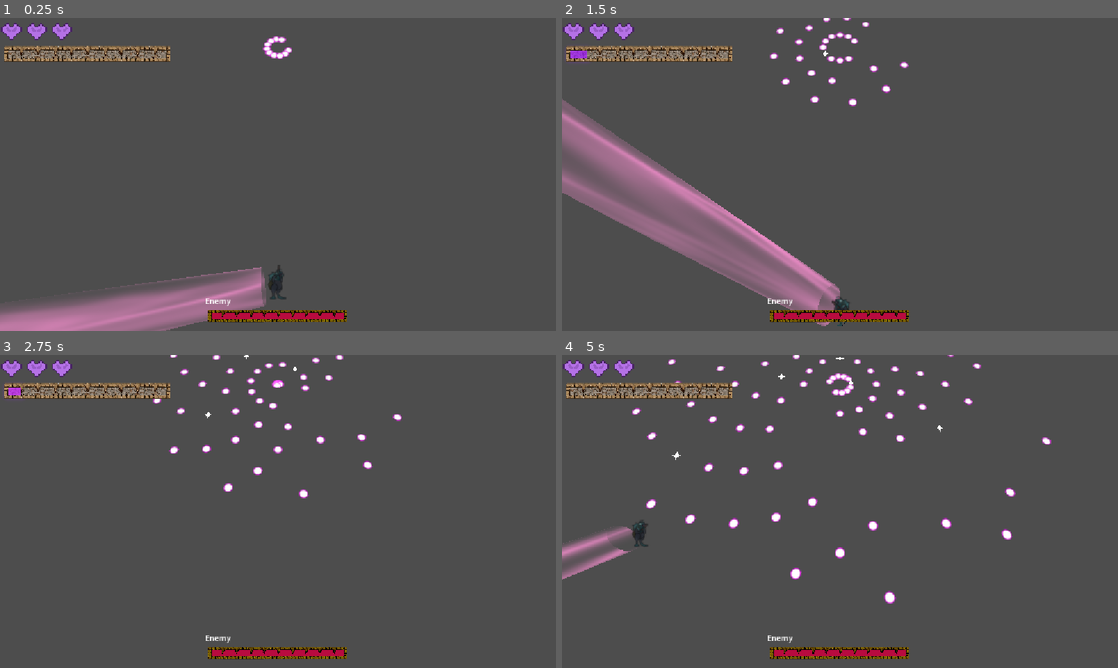
Above: before the commit, frames 1-4 (two rows, left to right).
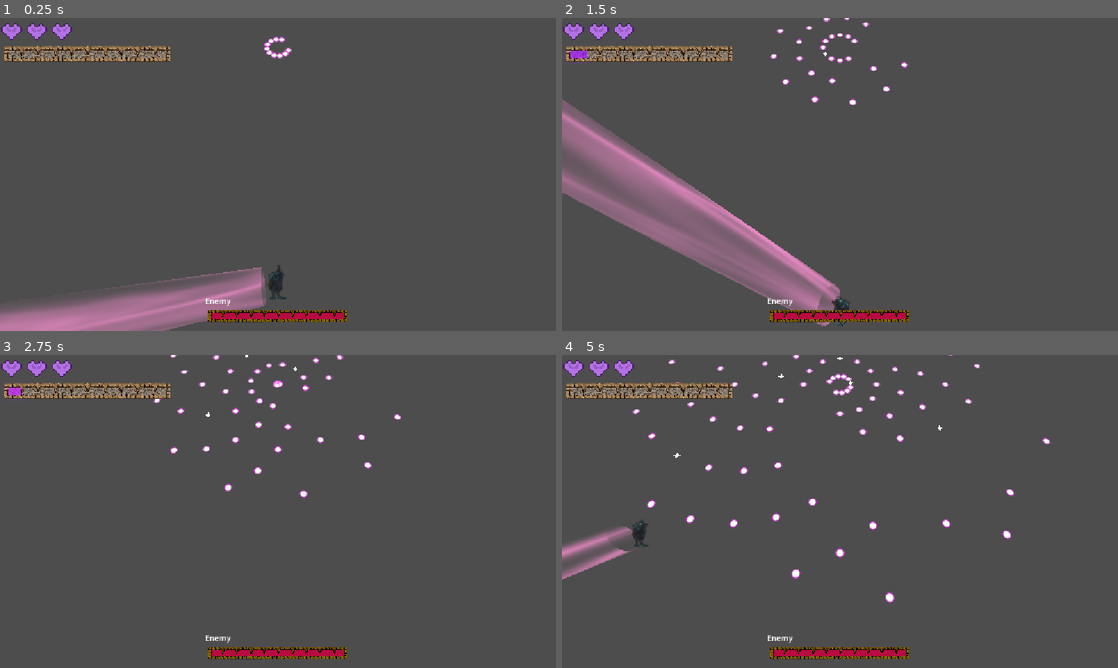
Above: after the commit, the same moments.

Repository: etbay/2026-crimson-game-jam
Game: Godot game, scene res://main.tscn
Same seed, same stepped clock (60 frames per second), same inputs: the game is played once before the commit and once after it.
Inputs (mouse positions are in pixels of both pictures, inside the frame that each line leads up to):
- Up to frame 1 (0.25 s): no input
- Up to frame 2 (1.5 s): tap Enter at 0.5 s; move the mouse to (962, 158) at 0.52 s; hold Q (beast_mode) 0.53-1.28 s; hold Right mouse button (parry) 0.53-1.28 s; move the mouse to (728, 190) at 1.27 s; hold S (down) from 1.28 s (still down); tap Space (dash) at 1.35 s
- Up to frame 3 (2.75 s): right-click (166, 527) at 1.55 s; move the mouse to (333, 442) at 2.02 s; release S (down) at 2.03 s; hold Q (beast_mode) from 2.03 s (still down); hold Right mouse button (parry) from 2.03 s (still down)
- Up to frame 4 (5 s): move the mouse to (812, 574) at 2.77 s; release Q (beast_mode) at 2.78 s; release Right mouse button (parry) at 2.78 s; hold W (up) 2.78-3.53 s; click (812, 574) at 2.85 s; right-click (812, 574) at 3.05 s; move the mouse to (1006, 558) at 3.52 s; hold Right mouse button (parry) 3.53-4.28 s; hold A (left) from 3.53 s (still down); tap H at 3.6 s; move the mouse to (673, 464) at 4.27 s; tap B at 4.35 s; right-click (673, 464) at 4.55 s

The runs differ from the first frame. In frame 1, 0.2% of the frame differs, in the area x 47-53%, y 5-14%; in frame 2, 0.5%; in frame 3, 0.7%; in frame 4, 1.3%, in the area x 12-88%, y 0-80%.

Commit message:
did things and stuff

Diff:
--- a/2026-crimson-game-jam/bullet_resources/bullet_attacks/chained_4.tres
+++ b/2026-crimson-game-jam/bullet_resources/bullet_attacks/chained_4.tres
@@ -11,7 +11,7 @@
 bullet_accel = -0.1
 bullet_turn_rate_deg = 0.8
 bullet_turn_rate_accel = 0.05
-bullet_size = 0.1
+bullet_size = 0.125
 bullet_lifetime = 7.0
 metadata/_custom_type_script = "uid://c8s5d80ydvhv6"
 
--- a/2026-crimson-game-jam/bullet_resources/bullet_attacks/chained_5.tres
+++ b/2026-crimson-game-jam/bullet_resources/bullet_attacks/chained_5.tres
@@ -8,7 +8,7 @@
 [sub_resource type="Resource" id="Resource_yioco"]
 script = ExtResource("2_txnwg")
 bullet_speed = 3.0
-bullet_size = 0.1
+bullet_size = 0.125
 bullet_lifetime = 8.0
 metadata/_custom_type_script = "uid://c8s5d80ydvhv6"
 
--- a/2026-crimson-game-jam/bullet_resources/bullet_data/chained_1_ccw.tres
+++ b/2026-crimson-game-jam/bullet_resources/bullet_data/chained_1_ccw.tres
@@ -6,6 +6,6 @@
 script = ExtResource("1_x1du3")
 bullet_speed = 1.0
 bullet_turn_rate_deg = -2.0
-bullet_size = 0.1
+bullet_size = 0.125
 bullet_lifetime = 8.0
 metadata/_custom_type_script = "uid://c8s5d80ydvhv6"
--- a/2026-crimson-game-jam/bullet_resources/bullet_data/chained_1_cw.tres
+++ b/2026-crimson-game-jam/bullet_resources/bullet_data/chained_1_cw.tres
@@ -6,6 +6,6 @@
 script = ExtResource("1_n1aki")
 bullet_speed = 1.0
 bullet_turn_rate_deg = 2.0
-bullet_size = 0.1
+bullet_size = 0.125
 bullet_lifetime = 8.0
 metadata/_custom_type_script = "uid://c8s5d80ydvhv6"
--- a/2026-crimson-game-jam/bullet_resources/bullet_data/chained_2_downwards.tres
+++ b/2026-crimson-game-jam/bullet_resources/bullet_data/chained_2_downwards.tres
@@ -6,6 +6,6 @@
 script = ExtResource("1_1nrch")
 bullet_speed = 1.0
 bullet_accel = 0.2
-bullet_size = 0.1
+bullet_size = 0.125
 bullet_lifetime = 8.0
 metadata/_custom_type_script = "uid://c8s5d80ydvhv6"
--- a/2026-crimson-game-jam/bullet_resources/bullet_data/chained_2_sideways.tres
+++ b/2026-crimson-game-jam/bullet_resources/bullet_data/chained_2_sideways.tres
@@ -7,6 +7,6 @@
 bullet_speed = 0.8
 bullet_accel = 0.2
 bullet_turn_rate_deg = 0.2
-bullet_size = 0.1
+bullet_size = 0.125
 bullet_lifetime = 8.0
 metadata/_custom_type_script = "uid://c8s5d80ydvhv6"
--- a/2026-crimson-game-jam/bullet_resources/bullet_data/chained_2_sideways_right.tres
+++ b/2026-crimson-game-jam/bullet_resources/bullet_data/chained_2_sideways_right.tres
@@ -7,6 +7,6 @@
 bullet_speed = 0.8
 bullet_accel = 0.2
 bullet_turn_rate_deg = -0.2
-bullet_size = 0.1
+bullet_size = 0.125
 bullet_lifetime = 8.0
 metadata/_custom_type_script = "uid://c8s5d80ydvhv6"
--- a/2026-crimson-game-jam/bullet_resources/bullet_data/ring_test_bullet_data.tres
+++ b/2026-crimson-game-jam/bullet_resources/bullet_data/ring_test_bullet_data.tres
@@ -6,6 +6,6 @@
 script = ExtResource("1_shvhg")
 bullet_speed = 2.0
 bullet_accel = -0.18
-bullet_size = 0.15
+bullet_size = 0.125
 bullet_lifetime = 12.0
 metadata/_custom_type_script = "uid://c8s5d80ydvhv6"
--- a/2026-crimson-game-jam/bullet_resources/bullet_data/straight_line.tres
+++ b/2026-crimson-game-jam/bullet_resources/bullet_data/straight_line.tres
@@ -4,7 +4,7 @@
 
 [resource]
 script = ExtResource("1_h3yn6")
-bullet_speed = 3.0
-bullet_size = 0.1
+bullet_speed = 2.6
+bullet_size = 0.125
 bullet_lifetime = 12.0
 metadata/_custom_type_script = "uid://c8s5d80ydvhv6"
--- a/2026-crimson-game-jam/scenes/cthulhu.gd
+++ b/2026-crimson-game-jam/scenes/cthulhu.gd
@@ -1,11 +1,29 @@
 class_name Cthulhu extends Node3D
 
 @onready var enemy: Enemy = $Enemy
+@onready var phase1: Boss = $Phase1
+@onready var phase2: Boss = $Phase2
 var phase: int = 0
 
 func _ready() -> void:
-	pass
+	phase1.started = false
+	phase2.started = false
+	enemy.dead.connect(_on_boss_dead)
 
-func spawn():
+func spawn(pos: Vector3):
 	ScreenShake.shake(0.8, 2)
+	await get_tree().create_timer(4).timeout
+	global_position = pos
 	phase = 0
+	phase1.started = true
+
+func _on_boss_dead() -> void:
+	if (phase == 0):
+		phase += 1
+		enemy.health = 2000
+		enemy.max_health = 2000
+		phase1.started = false
+		phase2.started = true
+	if (phase == 1):
+		print("dead")
+		queue_free()
--- a/2026-crimson-game-jam/scenes/cthulhu.tscn
+++ b/2026-crimson-game-jam/scenes/cthulhu.tscn
@@ -2,6 +2,13 @@
 
 [ext_resource type="Script" uid="uid://c1jhef8xoh3j" path="res://scenes/cthulhu.gd" id="1_eb8ft"]
 [ext_resource type="Script" uid="uid://wk62nldfqpek" path="res://scenes/enemy.gd" id="2_0c4al"]
+[ext_resource type="Script" uid="uid://c1xw7eo4un7k8" path="res://scripts/boss/boss.gd" id="3_6t8ut"]
+[ext_resource type="Script" uid="uid://dyoedp32mh0ce" path="res://scripts/bullets/bullet_attack.gd" id="4_0d1ap"]
+[ext_resource type="Resource" uid="uid://wsw2i826fhlt" path="res://bullet_resources/bullet_attacks/chained_1.tres" id="5_i4ntx"]
+[ext_resource type="Resource" uid="uid://c1r65thke3oe0" path="res://bullet_resources/bullet_attacks/chained_2.tres" id="6_6qg0e"]
+[ext_resource type="Resource" uid="uid://bxbsuw8kwbt02" path="res://bullet_resources/bullet_attacks/chained_3.tres" id="7_g3332"]
+[ext_resource type="Resource" uid="uid://cx4sjuqsb7osy" path="res://bullet_resources/bullet_attacks/chained_4.tres" id="8_fn2yk"]
+[ext_resource type="Resource" uid="uid://dj3o8vn4hto8f" path="res://bullet_resources/bullet_attacks/chained_5.tres" id="9_tnm61"]
 
 [sub_resource type="BoxShape3D" id="BoxShape3D_ldkr4"]
 size = Vector3(40, 10, 1)
@@ -14,5 +21,16 @@
 metadata/_custom_type_script = "uid://wk62nldfqpek"
 
 [node name="CollisionShape3D" type="CollisionShape3D" parent="Enemy" unique_id=433222524]
-transform = Transform3D(1, 0, 0, 0, 1, 0, 0, 0, 1, 0, 0, -17.400454)
 shape = SubResource("BoxShape3D_ldkr4")
+
+[node name="Phase1" type="Node3D" parent="." unique_id=675144167]
+script = ExtResource("3_6t8ut")
+attacks = Array[ExtResource("4_0d1ap")]([ExtResource("5_i4ntx"), ExtResource("6_6qg0e"), ExtResource("7_g3332"), ExtResource("8_fn2yk"), ExtResource("9_tnm61")])
+center = Vector3(0, 0, 10)
+metadata/_custom_type_script = "uid://c1xw7eo4un7k8"
+
+[node name="Phase2" type="Node3D" parent="." unique_id=1659034627]
+script = ExtResource("3_6t8ut")
+attacks = Array[ExtResource("4_0d1ap")]([ExtResource("5_i4ntx"), ExtResource("6_6qg0e"), ExtResource("7_g3332"), ExtResource("8_fn2yk"), ExtResource("9_tnm61")])
+center = Vector3(0, 0, 10)
+metadata/_custom_type_script = "uid://c1xw7eo4un7k8"
--- a/2026-crimson-game-jam/scenes/game_scene.tscn
+++ b/2026-crimson-game-jam/scenes/game_scene.tscn
@@ -44,6 +44,7 @@
 subpixel_positioning = 0
 
 [sub_resource type="BoxShape3D" id="BoxShape3D_nkavf"]
+size = Vector3(2.5, 5, 2)
 
 [node name="GameScene" type="Node3D" unique_id=962368027]
 
@@ -52,7 +53,7 @@
 environment = ExtResource("1_b5spy")
 fov = 90.0
 script = ExtResource("2_mw25s")
-target_cam_position = Vector3(0, 7.479, -2.661)
+target_cam_position = Vector3(0, 7.879, -2.661)
 
 [node name="Sprite3D" type="Sprite3D" parent="." unique_id=393587440]
 transform = Transform3D(0.265, 0, 0, 0, -1.1583517e-08, -0.265, 0, 0.265, -1.1583517e-08, -0.44273525, 0, -0.073)
@@ -88,10 +89,11 @@
 shoot_delay = 0.5
 wasd_delay = 0.5
 wasd_duration = 3.5
+c_spawn_pos = Vector3(0, 0, -15)
 
 [node name="AnimatedSprite3D" type="AnimatedSprite3D" parent="TutorialBossNode3D" unique_id=328339890]
 process_mode = 1
-transform = Transform3D(0.08, 0, 0, 0, 0.0771412, 0.021195156, 0, -0.021195156, 0.0771412, 0, 0.474, 0)
+transform = Transform3D(0.08, 0, 0, 0, 0.0771412, 0.021195156, 0, -0.021195156, 0.0771412, 0, 1.374, 0.61753225)
 pixel_size = 0.025
 render_priority = 1
 sprite_frames = SubResource("SpriteFrames_mwyo0")
@@ -104,7 +106,7 @@
 metadata/_custom_type_script = "uid://c1xw7eo4un7k8"
 
 [node name="ShotOrigin" type="Marker3D" parent="TutorialBossNode3D" unique_id=519351495]
-transform = Transform3D(1, 0, 0, 0, 1, 0, 0, 0, 1, 0.10494816, 0.10854626, -0.1643629)
+transform = Transform3D(1, 0, 0, 0, 1, 0, 0, 0, 1, 0.10494816, 0.10854626, 0.40539598)
 
 [node name="EntranceEnd" type="Marker3D" parent="TutorialBossNode3D" unique_id=1120125022]
 transform = Transform3D(1, 0, 0, 0, 1, 0, 0, 0, 1, 0, 0, 4.191)
--- a/2026-crimson-game-jam/scripts/boss/boss.gd
+++ b/2026-crimson-game-jam/scripts/boss/boss.gd
@@ -6,14 +6,20 @@
 @export var _attack_delay: float = 6
 var _current_attack: BulletAttack = null
 var _prev_attack: BulletAttack = null
-var _timer: float = 1000;
+var _timer: float = 1000
 var executer: BulletAttackExecution = null
+@export var center: Vector3
+
+var started := true
 
 func _process(delta: float) -> void:
+	if (!started):
+		return
+
 	if(!_attacking):
 		_timer += delta
 	elif (_current_attack != null):
-		executer.increment_patterns(delta, Vector2(global_position.x, global_position.z))
+		executer.increment_patterns(delta, Vector2(global_position.x + center.x, global_position.z + center.z))
 		if (executer.finished):
 			executer.reset()
 			_attacking = false
@@ -28,4 +34,4 @@
 		_attacking = true
 		_current_attack = attacks.pop_front()
 		executer = BulletAttackExecution.new(_current_attack)
-		executer.execute_patterns(Vector2(global_position.x, global_position.z))
+		executer.execute_patterns(Vector2(global_position.x + center.x, global_position.z + center.z))
--- a/2026-crimson-game-jam/scripts/tutorialboss.gd
+++ b/2026-crimson-game-jam/scripts/tutorialboss.gd
@@ -25,12 +25,13 @@
 
 @onready var enemy: Enemy = $Enemy
 var cthulhu := preload("uid://qfc4cfst7bte")
+@export var c_spawn_pos: Vector3
 
 func _ready() -> void:
 	process_mode = Node.PROCESS_MODE_ALWAYS
 	parry_prompt.hide()
 	wasd_prompt.hide()
-
+	enemy.vulnerable = false
 	# Prevent the emitter from shooting during the tutorial
 	bullet_emitter.process_mode = Node.PROCESS_MODE_PAUSABLE
 	bullet_emitter.set_process(false)
@@ -141,6 +142,7 @@
 	# Resume the game
 	get_tree().paused = false
 	player.movement_locked = false
+	enemy.vulnerable = true
 	#print("ScreenShake triggered!")
 	show_wasd_tutorial()
 	#print("Successful Parry!")
@@ -167,5 +169,5 @@
 	self.set_process(false)
 	var c: Cthulhu = cthulhu.instantiate()
 	get_tree().root.add_child(c)
-	c.spawn()
+	c.spawn(c_spawn_pos)
 	queue_free()
